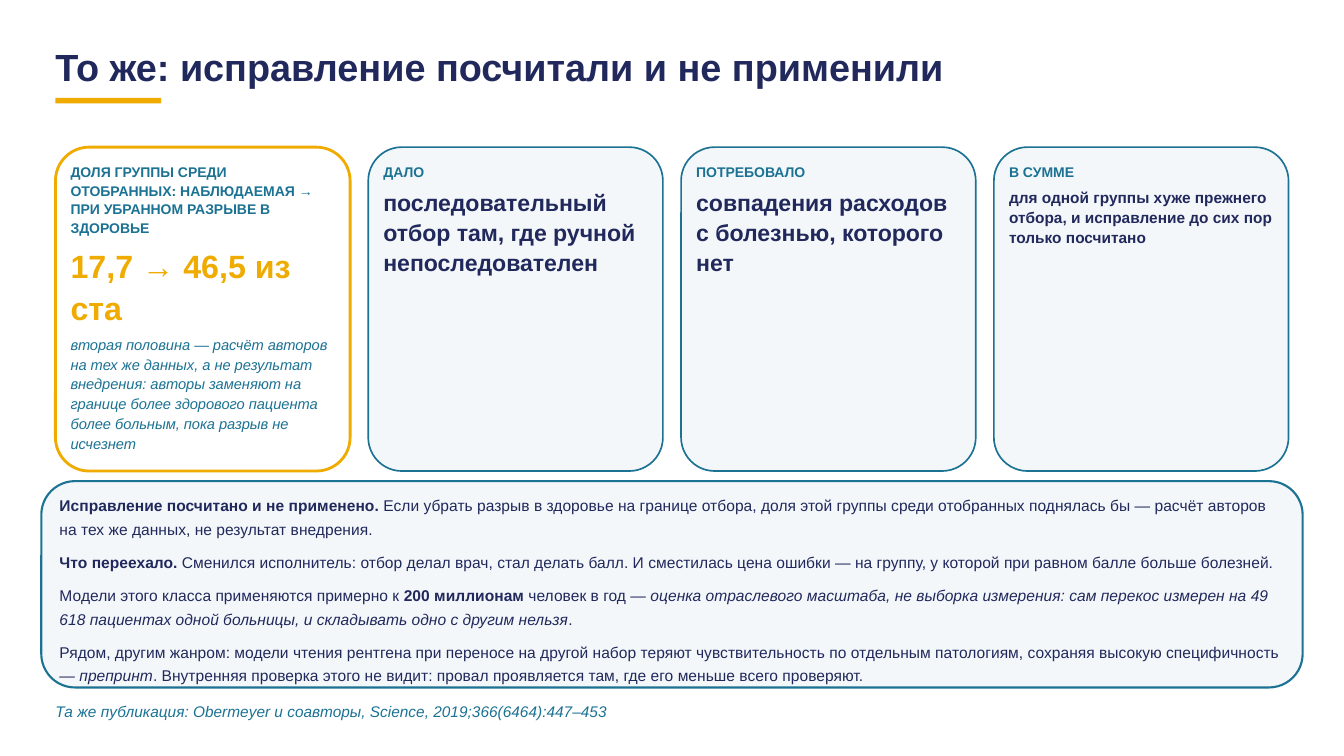
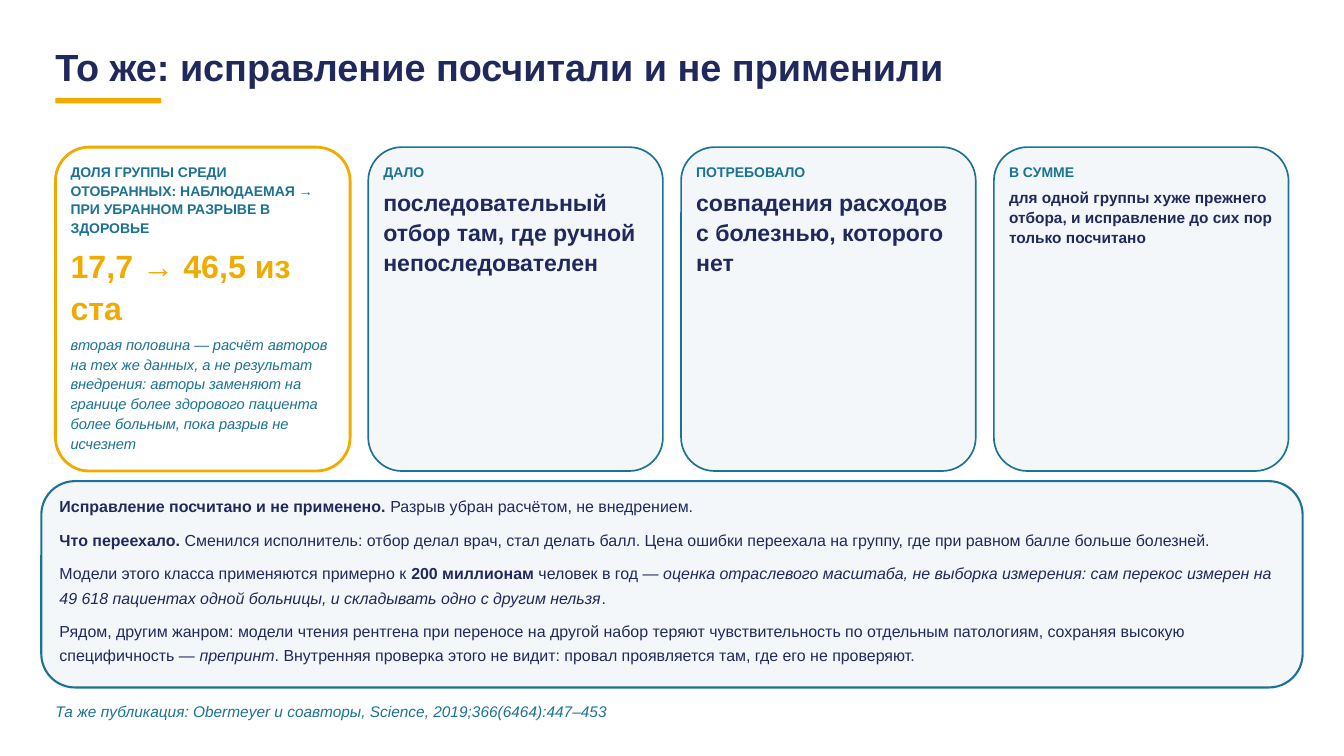
Before and after one commit to tellina-study/AI-usage-lessons, a slide deck: slide 32 of library/lectures/lec-07/rework/deck/lec-07-karkas.pptx. Drawn at 1344x756 pixels with LibreOffice and Linux fonts; fonts in the diff are those of the drawing. Boxes give left, top, right and bottom in pixels: in the first picture for what was removed or moved away, otherwise in the second. Text is boxed around its words. In the diff, an @@ line names an element or a change of style, - is before the commit and + after.

Commit message:
#229 сборщик: отбивка абзацев теперь считается везде — проверка перестала врать; семь кадров приведены под предел, две пробы добавлены

```diff
--- a/library/lectures/lec-07/rework/deck/lec-07-karkas.pptx
+++ b/library/lectures/lec-07/rework/deck/lec-07-karkas.pptx
@@ text at bbox=[59, 500, 1210, 550]: text changed; size 11.1 to 11.4 pt @@
-Исправление посчитано и не применено. Если убрать разрыв в здоровье на границе отбора, доля этой группы среди отобранных поднялась бы — расчёт авторов на тех же данных, не результат внедрения.
-Что переехало. Сменился исполнитель: отбор делал врач, стал делать балл. И сместилась цена ошибки — на группу, у которой при равном балле больше болезней.
+Исправление посчитано и не применено. Разрыв убран расчётом, не внедрением.
+Что переехало. Сменился исполнитель: отбор делал врач, стал делать балл. Цена ошибки переехала на группу, где при равном балле больше болезней.
@@ text at bbox=[59, 567, 1272, 608]: size 11.1 to 11.4 pt in "Модели этого класса применяются примерно к 200 ..." @@
@@ text at bbox=[59, 625, 1185, 665]: text changed; size 11.1 to 11.4 pt @@
-Рядом, другим жанром: модели чтения рентгена при переносе на другой набор теряют чувствительность по отдельным патологиям, сохраняя высокую специфичность — препринт. Внутренняя проверка этого не видит: провал проявляется там, где его меньше всего проверяют.
+Рядом, другим жанром: модели чтения рентгена при переносе на другой набор теряют чувствительность по отдельным патологиям, сохраняя высокую специфичность — препринт. Внутренняя проверка этого не видит: провал проявляется там, где его не проверяют.
```
Also in this commit, not shown: 35 other slides changed, 12 other files.
